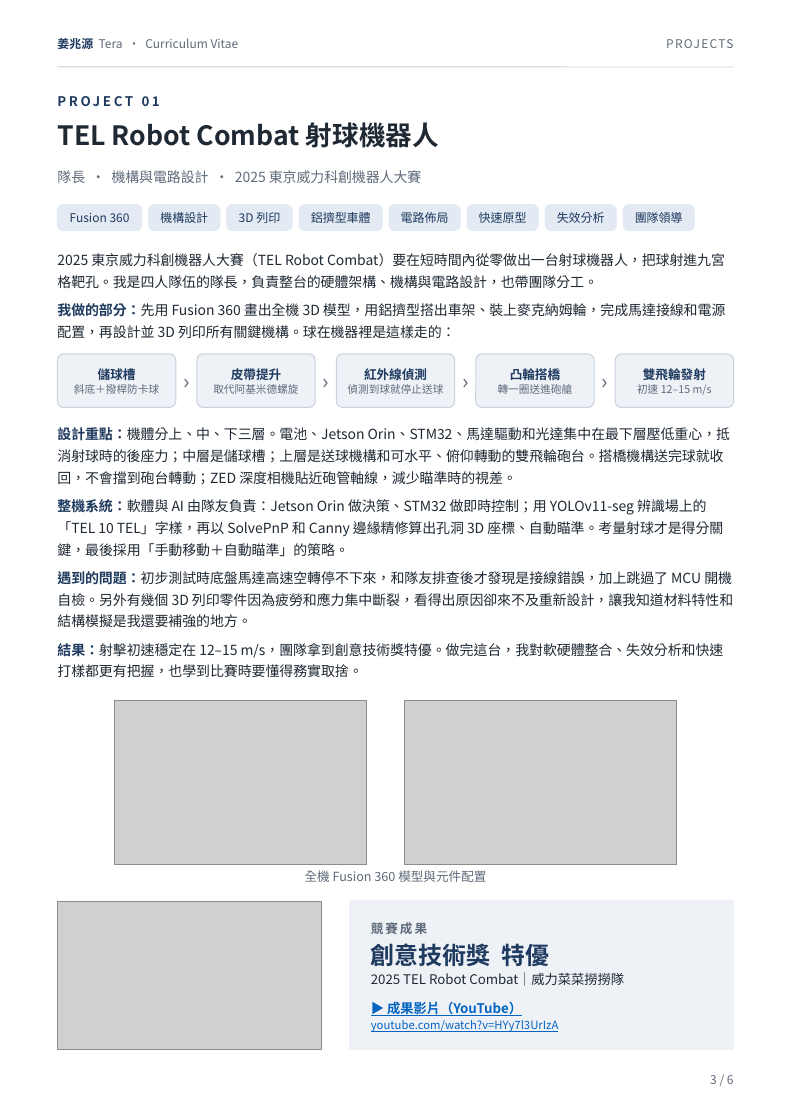
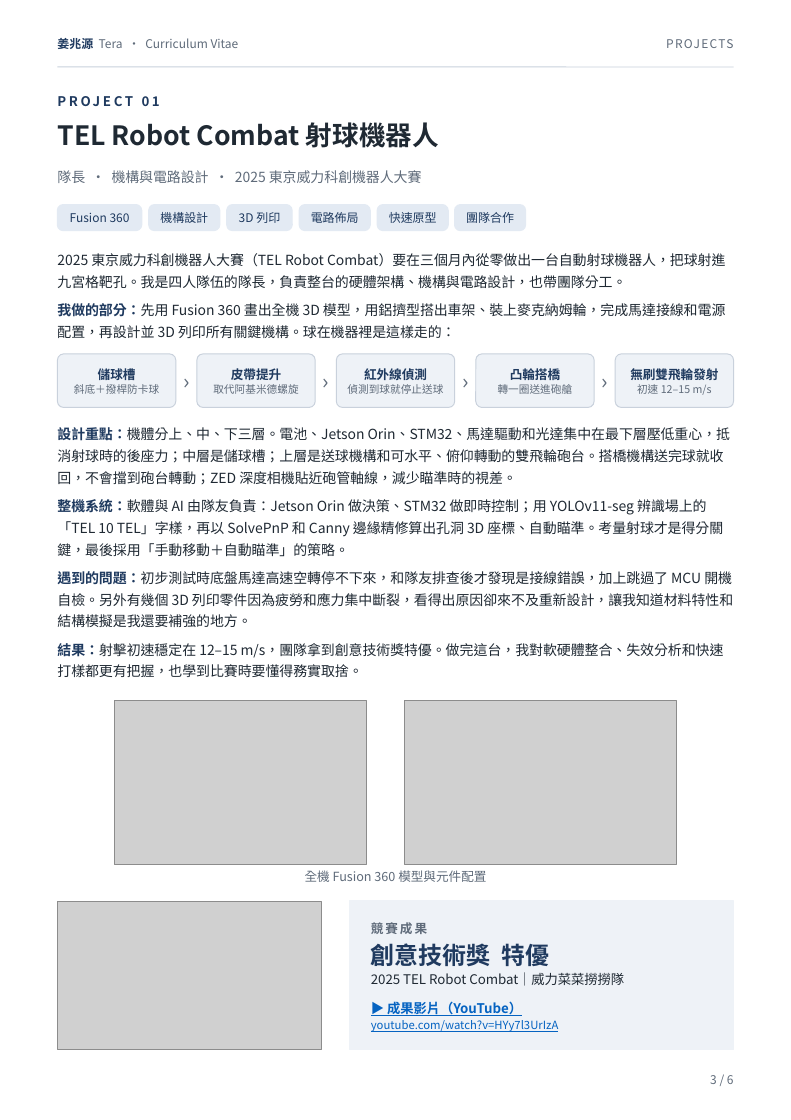
Before and after one commit to tera0406/tera.github.io, a slide deck: slide 3 of CV_updated.pptx. Drawn at 791x1120 pixels with LibreOffice and Linux fonts; fonts in the diff are those of the drawing; grey boxes stand for pictures. Boxes give left, top, right and bottom in pixels: in the first picture for what was removed or moved away, otherwise in the second. Text is boxed around its words. In the diff, an @@ line names an element or a change of style, - is before the commit and + after.

```diff
--- a/CV_updated.pptx
+++ b/CV_updated.pptx
@@ rounded rectangle removed at box(300, 205, 382, 231) @@
@@ 2 texts, 2 rounded rectangles: place and size @@
-2 texts, 2 rounded rectangles at box(390, 205, 538, 231)
+2 texts, 2 rounded rectangles at box(300, 205, 448, 231)
@@ rounded rectangle: place and size @@
-rounded rectangle at box(623, 205, 694, 231)
+rounded rectangle at box(455, 205, 526, 231)
@@ rounded rectangle removed at box(546, 205, 617, 231) @@
@@ text removed at box(311, 212, 371, 223) @@
-鋁擠型車體
@@ text at box(466, 212, 514, 223): text changed @@
-團隊領導
+團隊合作
@@ text removed at box(557, 212, 605, 223) @@
-失效分析
@@ text at box(57, 253, 725, 288): text changed @@
-2025 東京威力科創機器人大賽（TEL Robot Combat）要在短時間內從零做出一台射球機器人，把球射進九宮格靶孔。我是四人隊伍的隊長，負責整台的硬體架構、機構與電路設計，也帶團隊分工。
+2025 東京威力科創機器人大賽（TEL Robot Combat）要在三個月內從零做出一台自動射球機器人，把球射進九宮格靶孔。我是四人隊伍的隊長，負責整台的硬體架構、機構與電路設計，也帶團隊分工。
@@ text at box(630, 366, 718, 383): text changed @@
-雙飛輪發射
+無刷雙飛輪發射
```
Also in this commit, not shown: 3 other slides changed.
